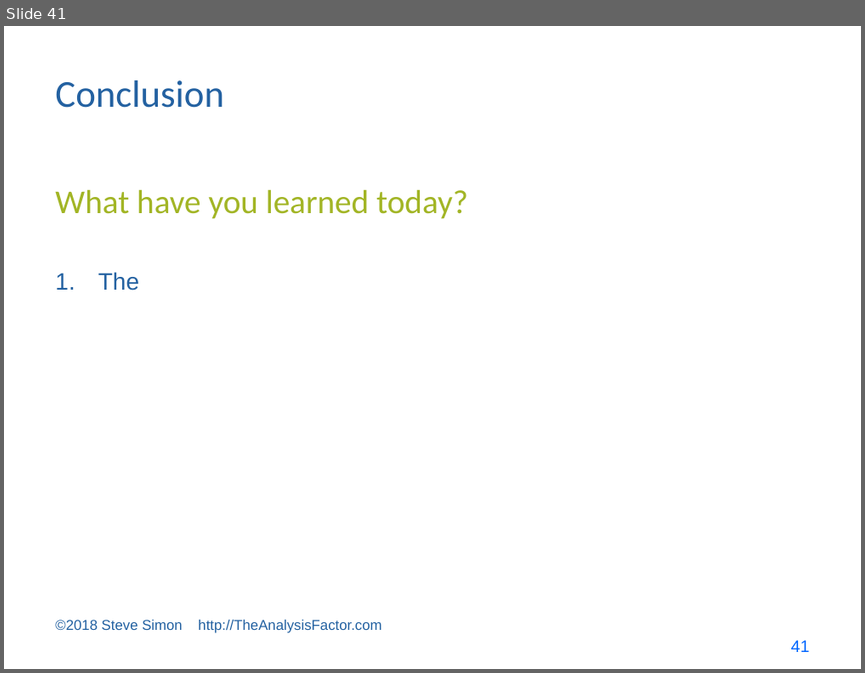
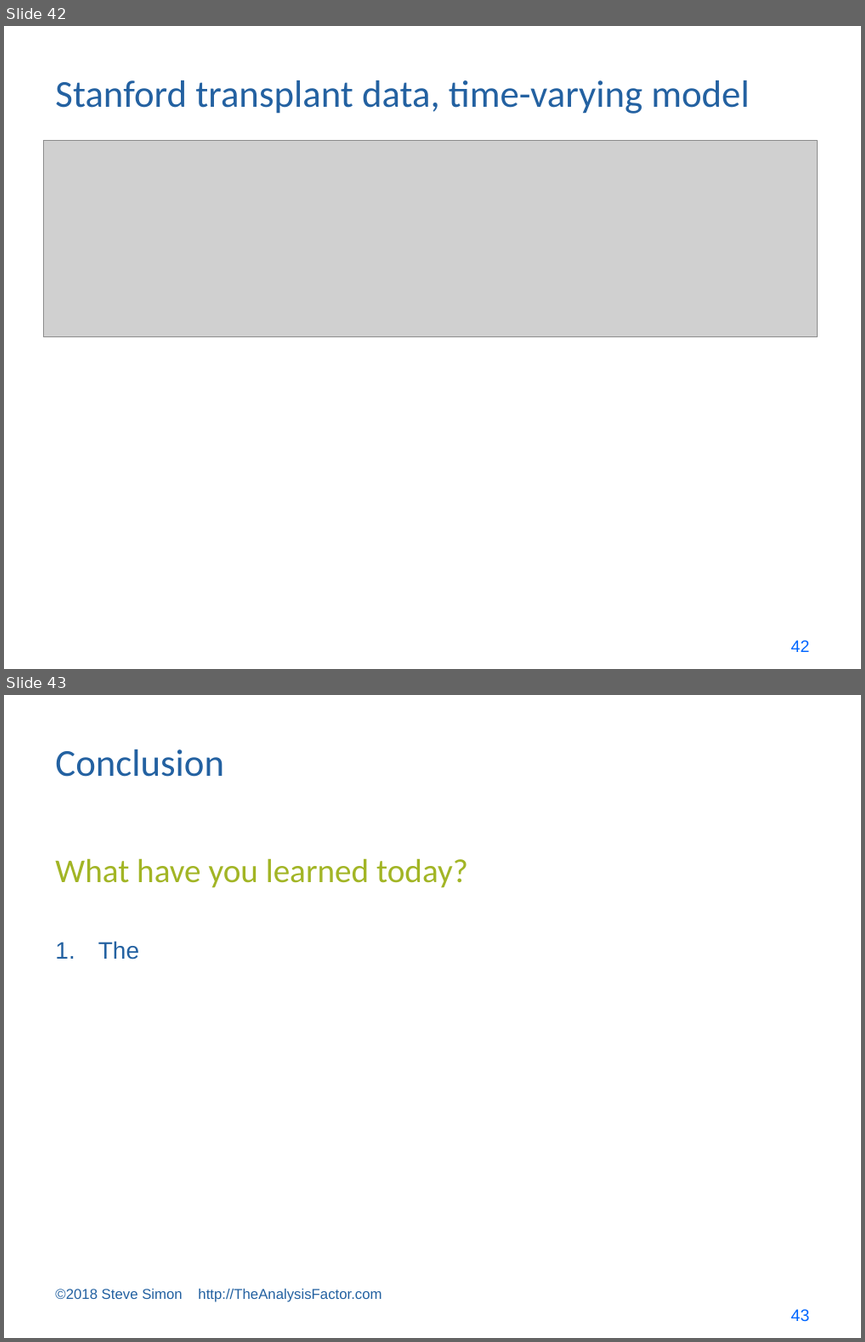
Before and after one commit to pmean/survival-models, a slide deck: bin/survival lecture 6.pptx. Shown one above the other, each under a label of ours: slide 41 before the commit, slides 42 and 43 after it. The pictures are 865x673 and 865x1342 pixels, drawn with LibreOffice and Linux fonts; fonts in the diff are those of the drawing; grey boxes stand for pictures. Boxes give left, top, right and bottom in pixels: in the first picture for what was removed or moved away, otherwise in the second. Text is boxed around its words. In the diff, an @@ line names an element or a change of style, - is before the commit and + after.

Commit message:
Added new data sets for lectures 7 and 8

```diff
--- a/bin/survival lecture 6.pptx
+++ b/bin/survival lecture 6.pptx
@@ slide 42 added at bbox=[4, 26, 861, 669], background #FFFFFF @@
@@ title added at bbox=[55, 80, 749, 114], 32 pt, text #2361A1 @@
+Stanford transplant data, time-varying model
@@ picture added at bbox=[44, 140, 817, 336] @@
@@ page number added at bbox=[791, 640, 810, 652], 14 pt, text #0066FF @@
+42
@@ what was slide 41 is now slide 43 @@
@@ page number at bbox=[791, 1309, 810, 1321]: text changed @@
-41
+43
```
Also in this commit, not shown: 13 slides changed, 1 other slide added, 14 other files.
